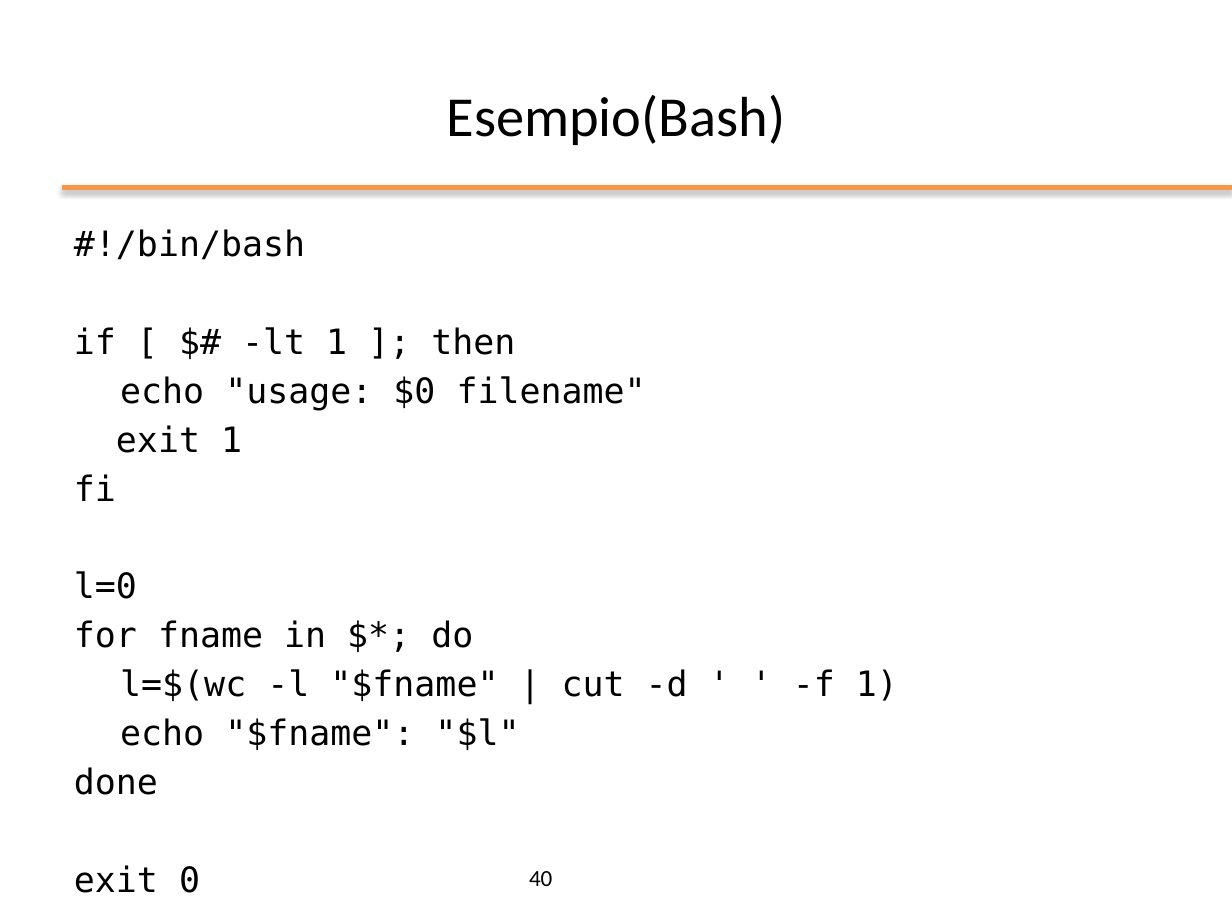
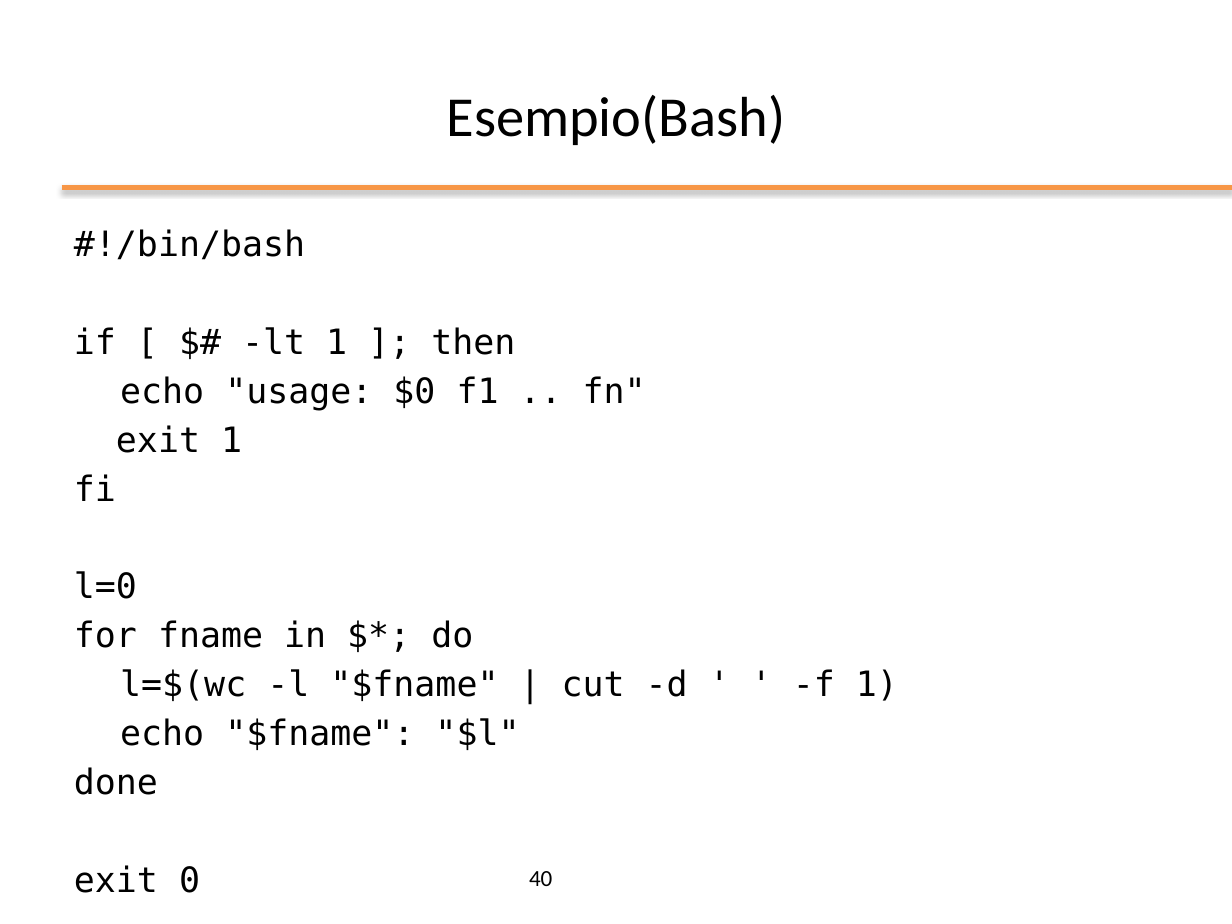
Before and after one commit to nbicocchi/operatingsystemsbsc, a slide deck: slide 40 of slides/ppt/03_Bash Scripting.pptx. Drawn at 1232x924 pixels with LibreOffice and Linux fonts; fonts in the diff are those of the drawing; background and template pictures are left out. Boxes give left, top, right and bottom in pixels: in the first picture for what was removed or moved away, otherwise in the second. Text is boxed around its words. In the diff, an @@ line names an element or a change of style, - is before the commit and + after.

```diff
--- a/slides/ppt/03_Bash Scripting.pptx
+++ b/slides/ppt/03_Bash Scripting.pptx
@@ text at box(120, 376, 646, 411): text changed @@
-echo "usage: $0 filename"
+echo "usage: $0 f1 .. fn"
```
Also in this commit, not shown: 1 other slide changed, 2 other files.
